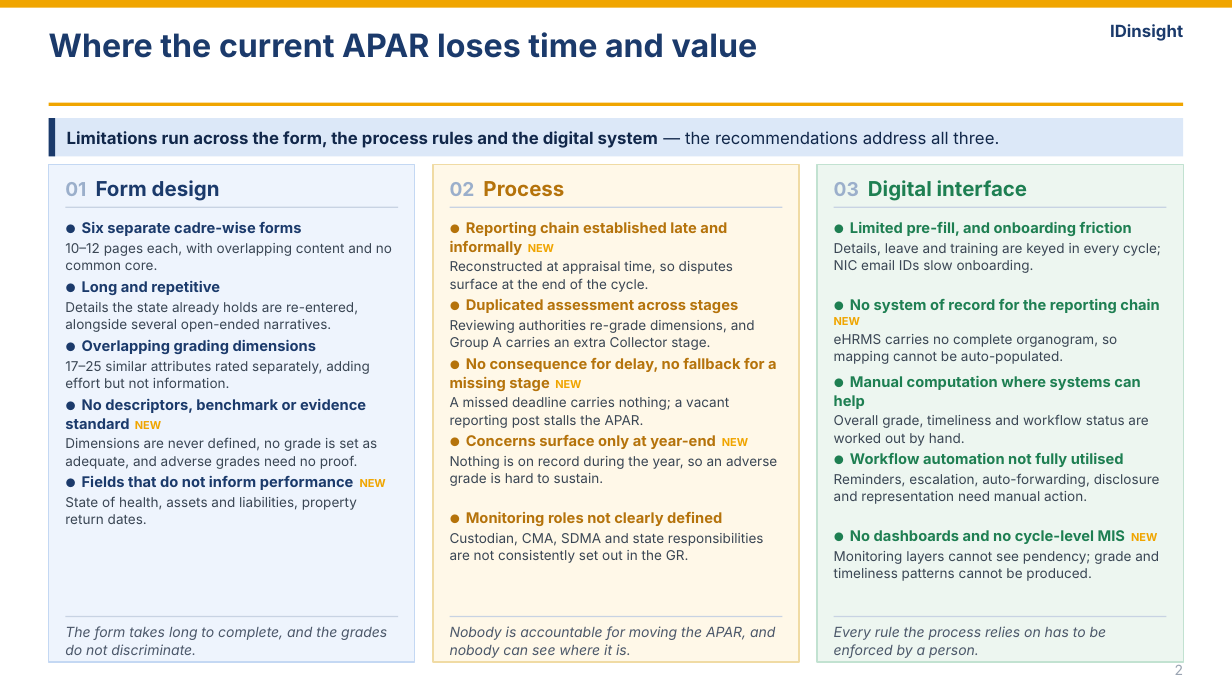
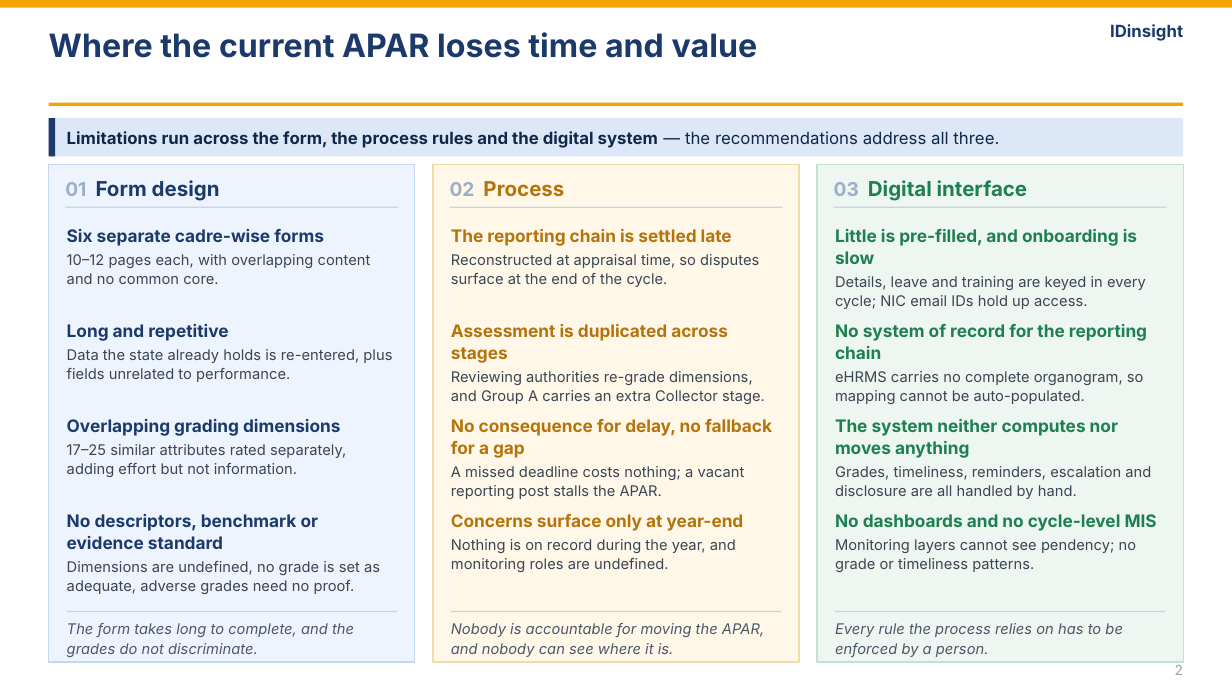
Before and after one commit to aishwaryagrover-arch/personal_v1, a slide deck: slide 1 of MahaPAR_APAR_recommendation_slides.pptx. Drawn at 1232x693 pixels with LibreOffice and Linux fonts; fonts in the diff are those of the drawing. Boxes give left, top, right and bottom in pixels: in the first picture for what was removed or moved away, otherwise in the second. Text is boxed around its words. In the diff, an @@ line names an element or a change of style, - is before the commit and + after.

```diff
--- a/MahaPAR_APAR_recommendation_slides.pptx
+++ b/MahaPAR_APAR_recommendation_slides.pptx
@@ text at (67,229,324,246): text changed; size 8.6 to 10.1 pt @@
-● Six separate cadre-wise forms
+Six separate cadre-wise forms
@@ text at (451,229,732,246): text changed; size 8.6 to 10.1 pt @@
-● Reporting chain established late and informally NEW
+The reporting chain is settled late
@@ text at (835,229,1146,309): text changed; size 7.9 to 8.6 pt @@
-● Limited pre-fill, and onboarding friction
-Details, leave and training are keyed in every cycle; NIC email IDs slow onboarding.
+Little is pre-filled, and onboarding is slow
+Details, leave and training are keyed in every cycle; NIC email IDs hold up access.
@@ text at (67,254,371,284): size 7.9 to 8.6 pt in "10–12 pages each, with overlapping content and ..."; line spacing 1.06 to 1.08; more space between paragraphs @@
@@ text at (451,254,759,287): size 7.9 to 8.6 pt in "Reconstructed at appraisal time, so disputes surface ..."; line spacing 1.06 to 1.08; more space between paragraphs @@
@@ text at (67,324,392,382): text changed; size 7.9 to 8.6 pt @@
-● Long and repetitive
-Details the state already holds are re-entered, alongside several open-ended narratives.
+Long and repetitive
+Data the state already holds is re-entered, plus fields unrelated to performance.
@@ text at (451,324,728,363): text changed; size 8.6 to 10.1 pt @@
-● Duplicated assessment across stages
+Assessment is duplicated across stages
@@ text "Assessment is duplicated across stages": place and size @@
-text "Assessment is duplicated across stages" at (450,299,755,350)
+text "Assessment is duplicated across stages" at (451,324,765,404)
@@ text at (835,324,1147,359): text changed; size 8.6 to 10.1 pt @@
-● No system of record for the reporting chain NEW
+No system of record for the reporting chain
@@ text "No system of record for ...": place and size @@
-text "No system of record for ..." at (834,299,1160,364)
+text "No system of record for ..." at (835,324,1147,404)
@@ text at (451,371,765,404): size 7.9 to 8.6 pt in "Reviewing authorities re-grade dimensions, and Group A ..."; line spacing 1.06 to 1.08; more space between paragraphs @@
@@ text at (835,371,1144,404): size 7.9 to 8.6 pt in "eHRMS carries no complete organogram, so mapping ..."; line spacing 1.06 to 1.08; more space between paragraphs @@
@@ text at (67,419,340,436): text changed; size 8.6 to 10.1 pt @@
-● Overlapping grading dimensions
+Overlapping grading dimensions
@@ text "Overlapping grading dimensions": place and size @@
-text "Overlapping grading dimensions" at (65,340,370,388)
+text "Overlapping grading dimensions" at (67,419,346,477)
@@ text at (451,419,772,499): text changed; size 7.9 to 8.6 pt @@
-● No consequence for delay, no fallback for a missing stage NEW
-A missed deadline carries nothing; a vacant reporting post stalls the APAR.
+No consequence for delay, no fallback for a gap
+A missed deadline costs nothing; a vacant reporting post stalls the APAR.
@@ text at (835,419,1151,499): text changed; size 7.9 to 8.6 pt @@
-● Manual computation where systems can help
-Overall grade, timeliness and workflow status are worked out by hand.
+The system neither computes nor moves anything
+Grades, timeliness, reminders, escalation and disclosure are all handled by hand.
@@ text at (67,444,346,477): size 7.9 to 8.6 pt in "17–25 similar attributes rated separately, adding effort ..."; line spacing 1.06 to 1.08; more space between paragraphs @@
@@ text removed at (65,476,386,524) @@
-● Fields that do not inform performance NEW
-State of health, assets and liabilities, property return dates.
@@ text removed at (834,453,1160,504) @@
-● Workflow automation not fully utilised
-Reminders, escalation, auto-forwarding, disclosure and representation need manual action.
@@ text at (67,514,380,594): text changed; size 7.9 to 8.6 pt @@
-● No descriptors, benchmark or evidence standard NEW
-Dimensions are never defined, no grade is set as adequate, and adverse grades need no proof.
+No descriptors, benchmark or evidence standard
+Dimensions are undefined, no grade is set as adequate, adverse grades need no proof.
@@ text removed at (450,511,764,563) @@
-● Monitoring roles not clearly defined
-Custodian, CMA, SDMA and state responsibilities are not consistently set out in the GR.
@@ text at (451,514,744,572): text changed; size 7.9 to 8.6 pt @@
-● Concerns surface only at year-end NEW
-Nothing is on record during the year, so an adverse grade is hard to sustain.
+Concerns surface only at year-end
+Nothing is on record during the year, and monitoring roles are undefined.
@@ text at (835,514,1157,572): text changed; size 7.9 to 8.6 pt @@
-● No dashboards and no cycle-level MIS NEW
-Monitoring layers cannot see pendency; grade and timeliness patterns cannot be produced.
+No dashboards and no cycle-level MIS
+Monitoring layers cannot see pendency; no grade or timeliness patterns.
@@ size 8.2 to 8.6 pt; line spacing 1.12 to 1.14 in 3 elements at (67,623,354,657), (451,623,764,657), (835,623,1122,657) @@
@@ 3 rectangles: place and size @@
-3 rectangles at (65,616,1167,617)
+3 rectangles at (67,611,1165,612)
```
Also in this commit, not shown: 3 other files.
